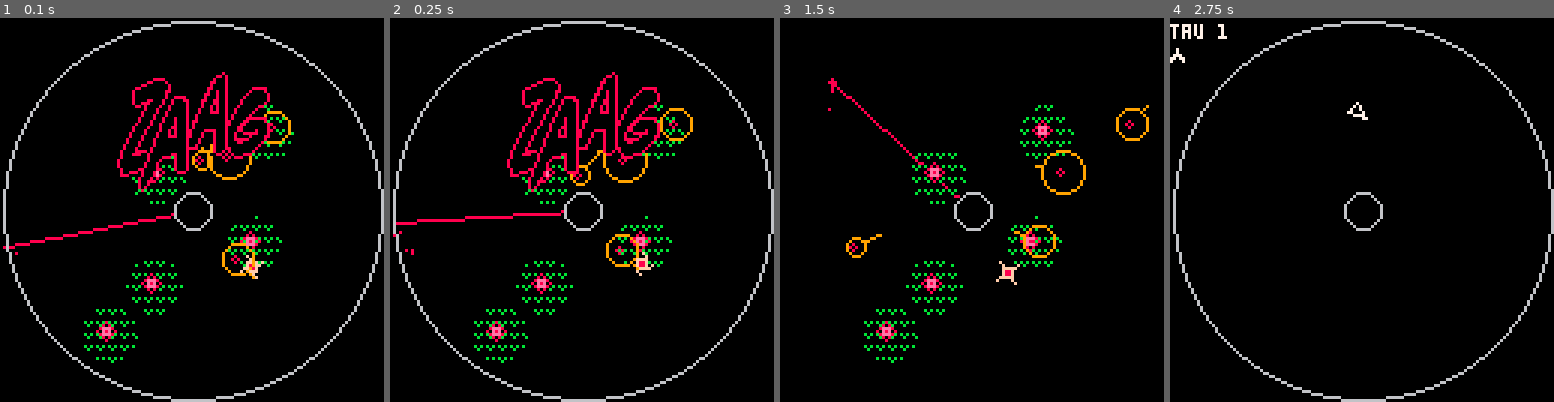
Above: before the commit, frames 1-4 (left to right).
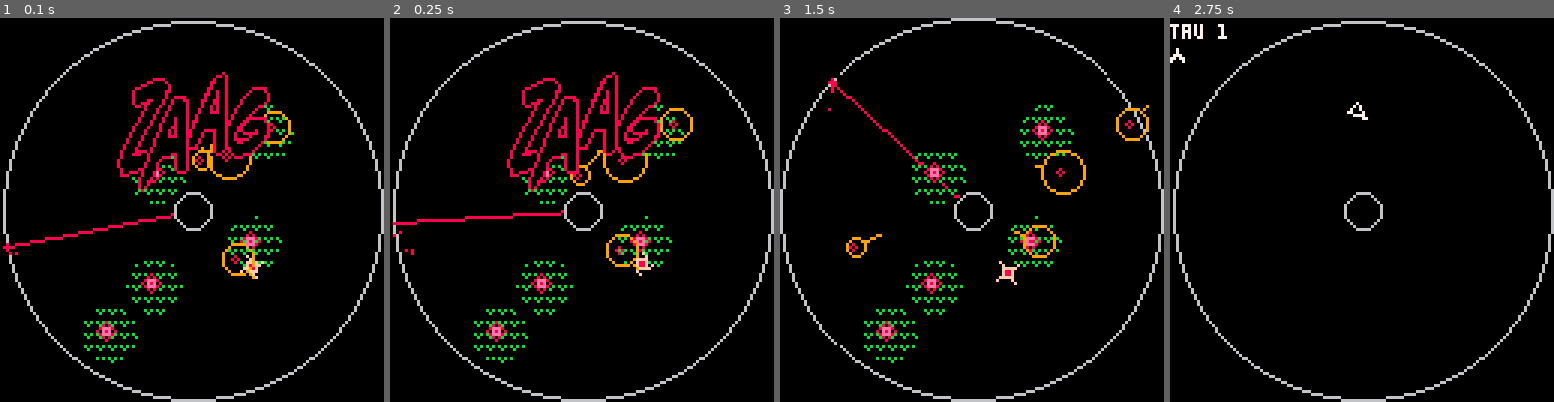
Above: after the commit, the same moments.

Repository: caseylabrack/laser
Game: PICO-8 cartridge laser.p8
Two runs of this game, one before a commit and one after it. Both use one fixed random seed, a clock stepped at 60 frames per second and the inputs below.
Inputs:
- Up to frame 1 (0.1 s): no input
- Up to frame 2 (0.25 s): no input
- Up to frame 3 (1.5 s): tap X (X key) at 0.33, 1.07 s; tap O (Z key) at 0.7 s
- Up to frame 4 (2.75 s): hold Right 1.6-2.1 s; tap O (Z key) at 1.7, 2.1, 2.5 s; tap X (X key) at 1.85 s; hold Up 2.15-2.42 s; hold Right from 2.47 s (still down)

The runs differ from the first frame. In frame 1, less than 0.1% of the frame differs, in the area x 1-4%, y 58-62%; in frame 2, less than 0.1%; in frame 3, 2.2%, in the area x 0-100%, y 0-100%; in frame 4, nothing differs.

Commit message:
animated state changes for shield robot

Diff:
--- a/laser.p8
+++ b/laser.p8
@@ -8,7 +8,6 @@
 --  progress line fix
 --  title scan effect
 --  selectable # of mulligans? (easy, normal...)
---  shield machine
 --  timing or lap based enemy? (boss?)
 
 p = {x=80,y=30,dx=0,dy=0,
@@ -29,7 +28,7 @@
 bp= {} --bullet particles
 lp= {} --laser particles
 inner = {x=64,y=64,r=6}
-outer = {x=64,y=64,r=63,enabled=false}
+outer = {x=64,y=64,r=63,enabled=true}
 lvl=1
 mulligans=1
 extralives=mulligans
@@ -81,17 +80,6 @@
 	sleep-=1
 	return
 end
-
--- give title screen bomb something to chase
---if state=="title" then
---	if rnd()>.9 then
---		p.a,p.x,p.y=rnd(),64+cos(p.a)*63,64+sin(p.a)*63
---	end
---	if btn()>0 then
---		state="wipe"
---		wipe=cocreate(wipe_anim)
---	end
---end
 
 if p.enabled then
 	p.charge+=1 p.gun=min(p.gun+1,p.gunfull)
@@ -223,15 +211,30 @@
 
 -- safe zones
 for z in all(zs) do
-	if z.shrinking then
+	if z.state=="idle" then
+		if touching(p,z) then
+			z.state="shrinking"
+		end
+	elseif z.state=="shrinking" then
 		z.t-=z.speed
 		if z.t<2 then
-			z.a=rnd(1) z.t=32
-			z.x=64+cos(z.a)*63 z.y=64+sin(z.a)*63
-			z.shrinking=false
-		end
-	end
-	if touching(p,z) then z.shrinking=true end
+			z.state="moving"
+			z.start=z.a
+			z.dist=rnd(2)
+			z.mstart=tick
+			z.mdur=180
+		end
+	elseif z.state=="moving" then
+		local pct=min(1,(tick-z.mstart)/z.mdur)
+		if pct<1 then
+			pct=easeinoutquart(pct)
+			z.a=z.start+z.dist*pct
+			z.x,z.y=64+cos(z.a)*63,64+sin(z.a)*63
+		else
+			z.t=32
+			z.state="idle"
+		end
+	end
 end
 
 --homing bomb move
@@ -289,7 +292,7 @@
 	local d=dist(p.x,p.y,64,64)
 	local vulnerable=true
 	for z in all(zs) do
-		if touching(p,z) then vulnerable=false break end
+		if z.state=="idle" and touching(p,z) then vulnerable=false break end
 	end
 	if vulnerable then
 		for l in all(lz) do
@@ -401,7 +404,7 @@
 	state="wiping"
 	extralives=mulligans
 	sfx(2,-2)
-	p.enabled=false
+--	p.enabled=false
 	p.thrusting=false
 	lvl+=1
 	if lvl>#lvls then lvl=1 end
@@ -439,6 +442,7 @@
 
 --safe zone
 for z in all(zs) do
+	if z.state=="idle" or z.state=="shrinking" then
 --	fillp(░)
 	fillp(32125)
 --	fillp(0b0101101001011010)
@@ -447,6 +451,8 @@
 	fillp()
 	circfill(z.x,z.y,z.r-z.t,0)
 	circ(z.x,z.y,z.r,1)
+
+	end
 	spr(5,z.x-4,z.y-4)
 end
 
@@ -603,7 +609,7 @@
 }
 
 function wipe_anim()
-	outer.enabled=false
+--	outer.enabled=false
 	local start=tick
 	while tick-start<30 do
 		local pct=(tick-start)/30
@@ -612,12 +618,14 @@
 		local r=inner.r+(63-inner.r)*pct
 		circfill(64,64,r,0)
 		circ(64,64,r,6)
+		outer.r=63+pct*50
 		yield()
 	end
 	circfill(64,64,63,0)
 	circ(64,64,63,6)
 	lz={}	zs={} hs={} rs={} fs={} b.enabled=false b.parts={}
 	outer.enabled=true
+	outer.r=63
 	add(as,cocreate(spawn))
 end
 
@@ -657,6 +665,7 @@
 				z.a=rnd(1)
 				z.x=64+cos(z.a)*63
 				z.y=64+sin(z.a)*63
+				z.state="idle"
 				add(zs,z)
 				sfx(10)
 				break
@@ -880,6 +889,13 @@
 	end
 end
 
+function easeinoutquart(x)
+	if x<.5 then
+		return 8 * x * x * x * x
+	end
+		return 1 - ((-2 * x + 2)^4) / 2
+--	return 1 - pow(-2 * x + 2, 4) / 2
+end
 --get random angle that is not within margin of given angle
 function aim_away(ang,margin)
 	local margin=margin or .25
@@ -1259,7 +1275,7 @@
 --		sspr(69,8,119,36,lft,18)
 --		fillp()
 
-		circ(outer.x,outer.y,outer.r,6)
+--		circ(outer.x,outer.y,outer.r,6)
 		yield()
 	end
 	state="wipe"
